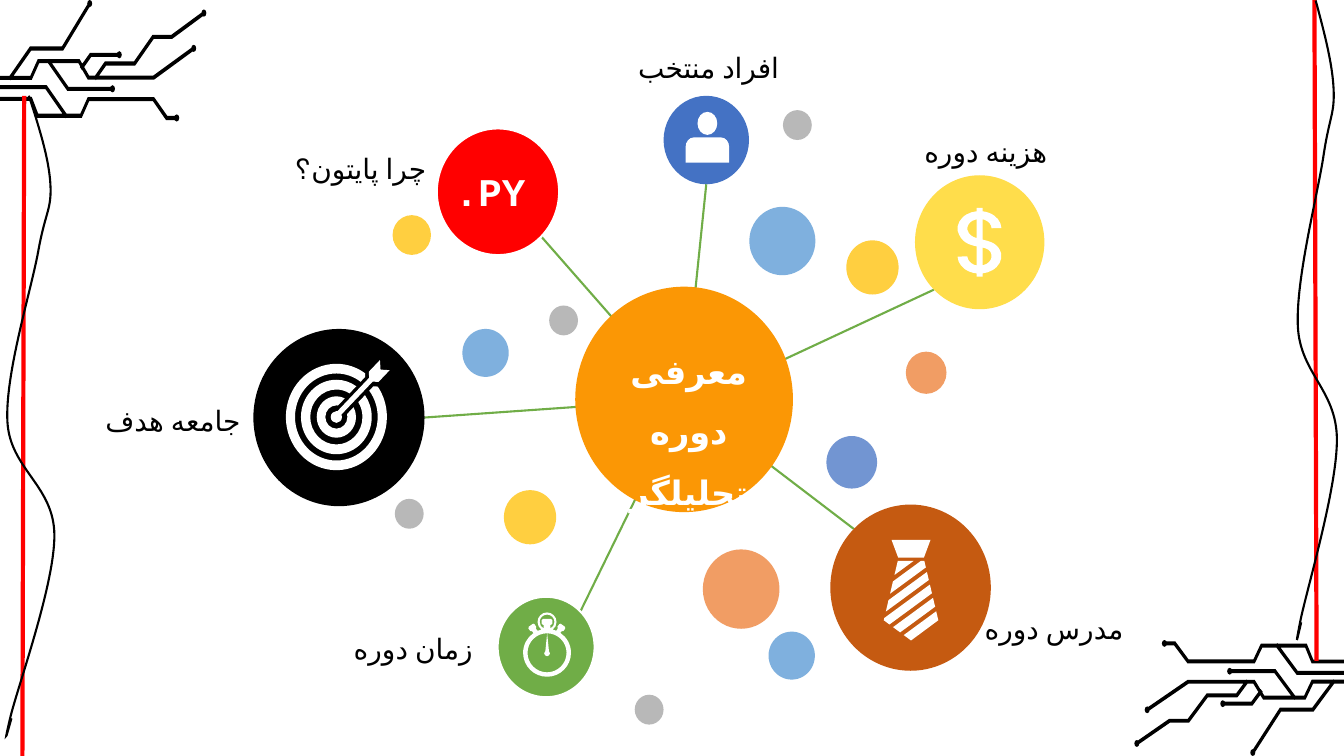
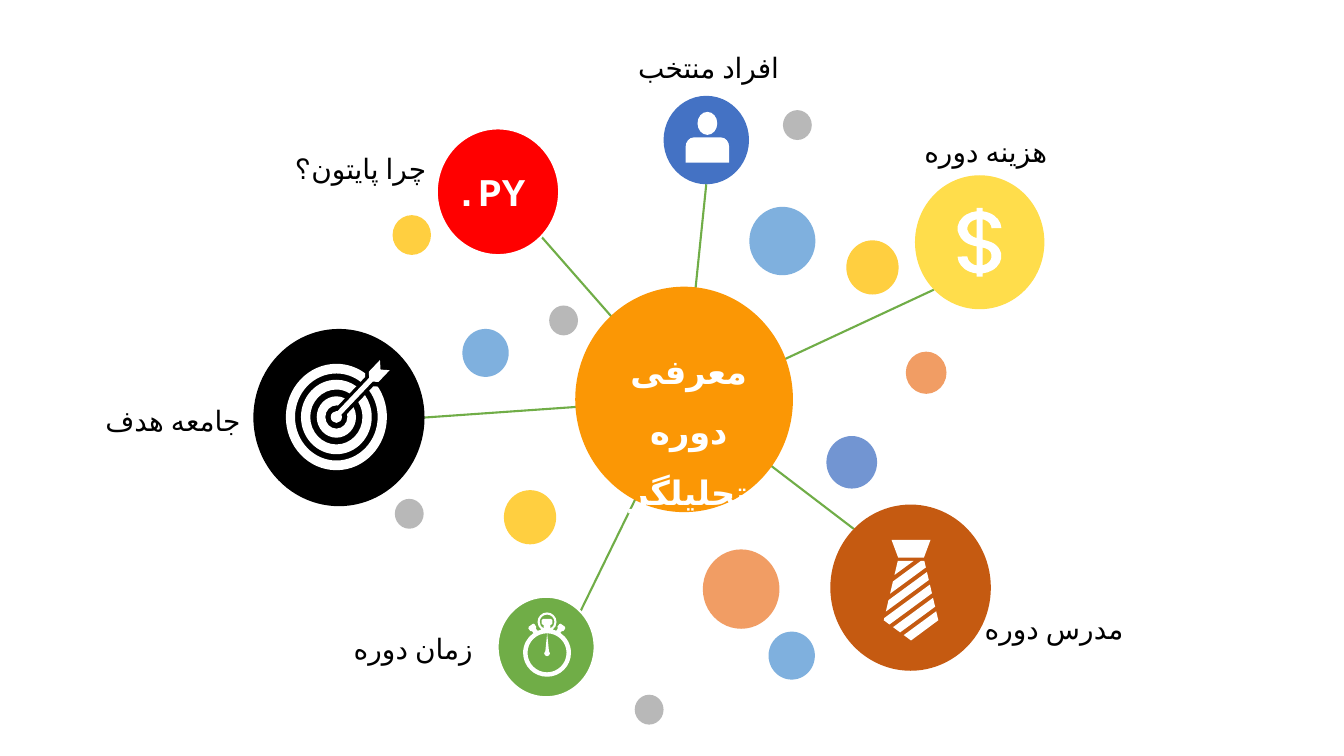
Before and after one commit to Mosbatedata/pandas-code, a slide deck: slide 2 of تحلیلگرشو - جلسه اول.pptx. Drawn at 1344x756 pixels with LibreOffice and Linux fonts; fonts in the diff are those of the drawing. Boxes give left, top, right and bottom in pixels: in the first picture for what was removed or moved away, otherwise in the second. Text is boxed around its words. In the diff, an @@ line names an element or a change of style, - is before the commit and + after.

```diff
--- a/تحلیلگرشو - جلسه اول.pptx
+++ b/تحلیلگرشو - جلسه اول.pptx
@@ freeform shape removed at (x1=0, y1=0, x2=207, y2=122) @@
@@ freeform shape removed at (x1=1298, y1=1, x2=1338, y2=640) @@
@@ line removed from (1315, 0) to (1317, 661) @@
@@ freeform shape removed at (x1=6, y1=96, x2=54, y2=736) @@
@@ line removed from (24, 96) to (22, 756) @@
@@ freeform shape removed at (x1=1134, y1=640, x2=1344, y2=756) @@
```
Also in this commit, not shown: 1 other slide changed, 2 slides added, 3 slides removed, 5 other files.
